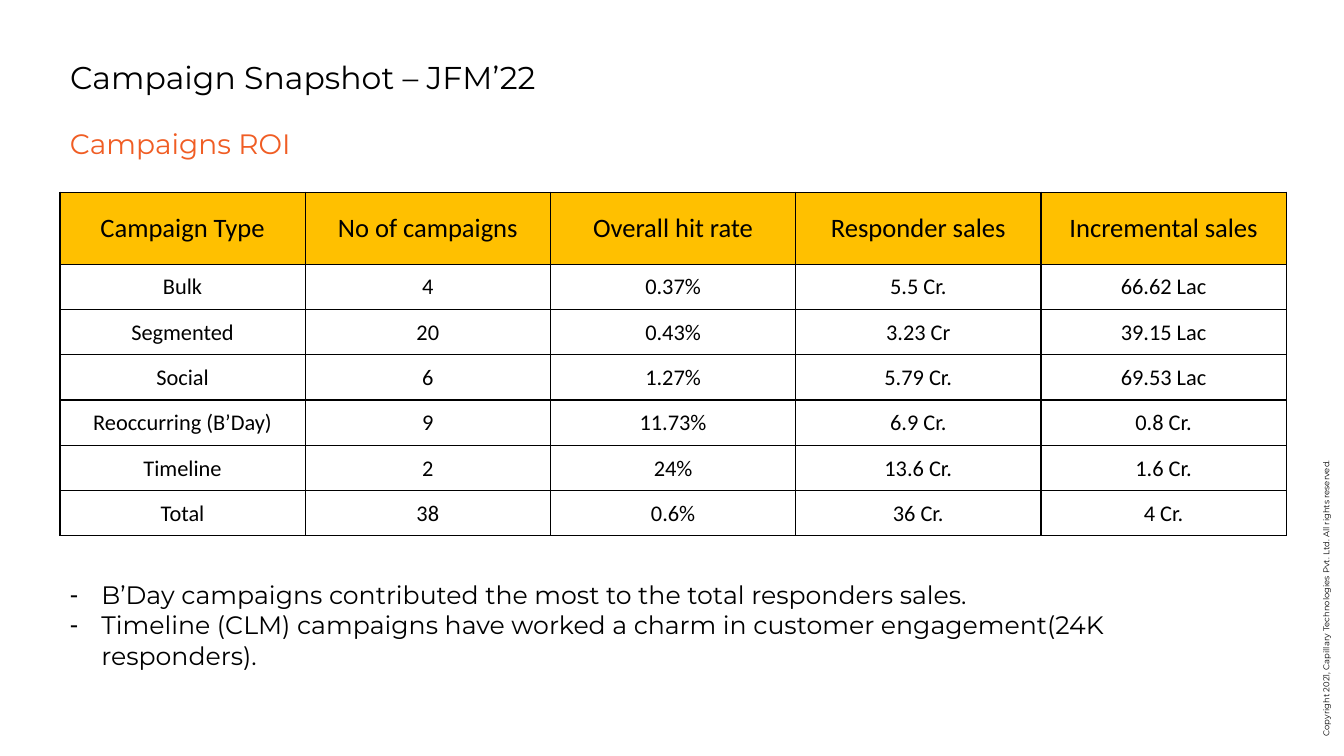
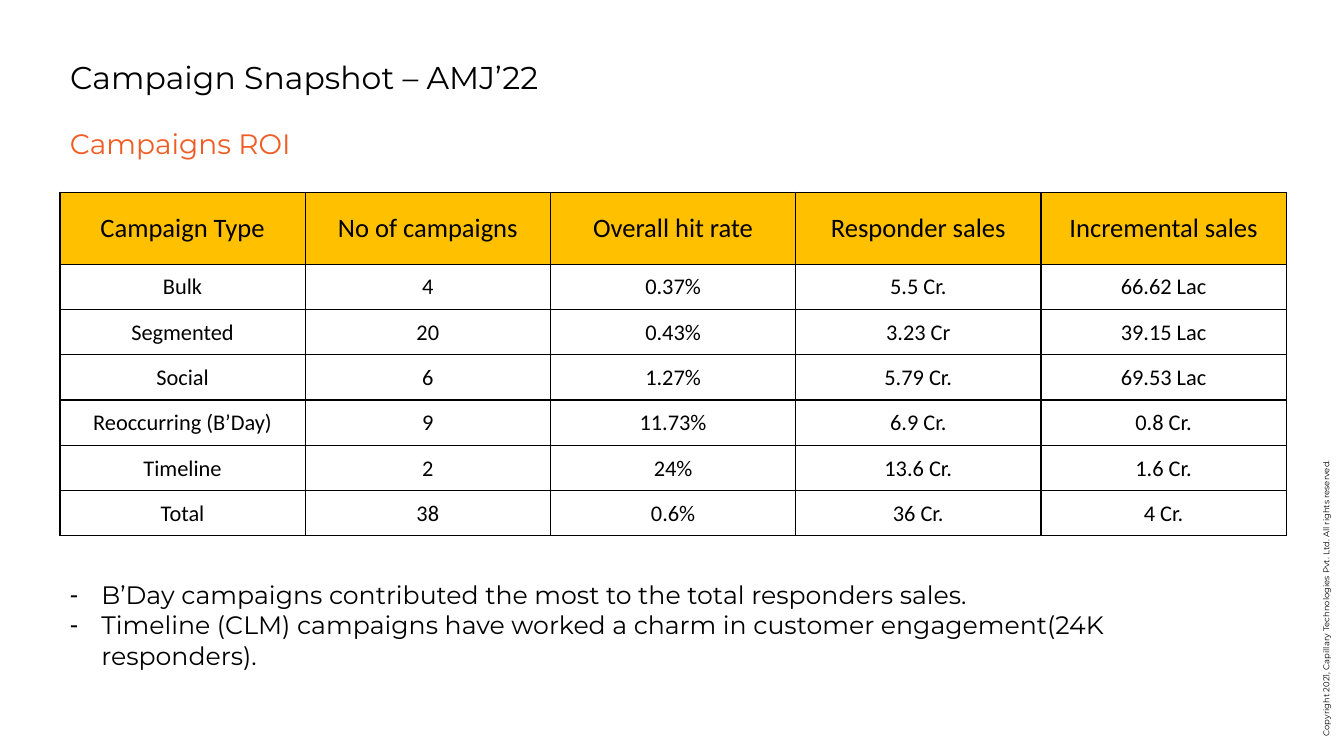
Before and after one commit to akhil-kumar-capillary/Linen-Club, a slide deck: slide 4 of Decks/LC QBR AMJ'22.pptx. Drawn at 1344x756 pixels with LibreOffice and Linux fonts; fonts in the diff are those of the drawing; background and template pictures are left out. Boxes give left, top, right and bottom in pixels: in the first picture for what was removed or moved away, otherwise in the second. Text is boxed around its words. In the diff, an @@ line names an element or a change of style, - is before the commit and + after.

```diff
--- a/Decks/LC QBR AMJ'22.pptx
+++ b/Decks/LC QBR AMJ'22.pptx
@@ title at bbox=[70, 65, 539, 96]: text changed @@
-Campaign Snapshot – JFM’22
+Campaign Snapshot – AMJ’22
```
Also in this commit, not shown: 7 other slides changed, 1 other file.
